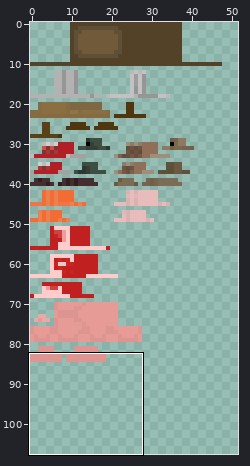
Two states of a sprite sheet, textures/blocks/cutting_board.png. The picture above shows the old version from afar; the outline marks the close-up.
Close-up. As it was:
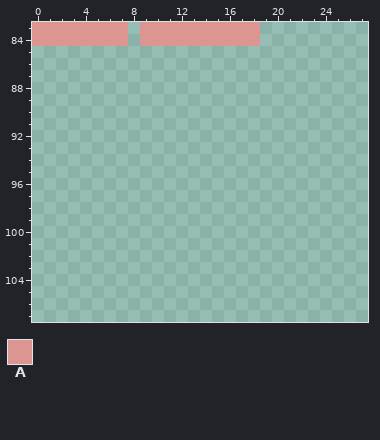
The file is 128x128 pixels. Colours within 5 levels of each other are drawn and written as one. Shown: x 0..27, y 83..107. The wide view leaves out empty margins.
Palette (. is transparent): A #dd9591
Pixels before, first column x 0:
83 AAAAAAAA.AAAAAAAAAA
84 AAAAAAAA.AAAAAAAAAA
New version:
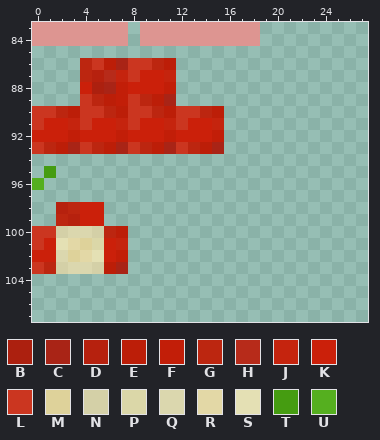
Colours new in this view: B #ac200f  C #a92416  D #b6210e  E #bc1e08  F #c21e08  G #bc2610  H #b72b1a  J #c5240e  K #cb200a  L #cb3620  M #ded29a  N #d4d0a7  P #dbd7a8  Q #dbd7ae  R #e3d8a6  S #e4e0b4  T #459c11  U #55af1f
Edits made:
There is now colour B in row 88 at x 5.
There is now colour C in row 86 at x 7; in row 88 at x 6; in row 89 at x 11; in row 93 at x 3, 7, 11 and 15; in row 103 at x 7.
There is now colour D in row 87 at x 5; in row 98 at x 2; in row 99 at x 3.
There is now colour E in row 86 at x 6 and 11; in row 89 at x 6 and 10; in row 90 at x 3, 7, 11 and 15; in row 93 at x 2, 6, 10 and 14; in row 100 at x 7; in row 103 at x 6.
There is now colour F in row 88 at x 7 and 11; in row 89 at x 7; in row 92 at x 3, 7, 11 and 15; in row 102 at x 7.
There is now colour G in row 86 at x 4 and 10; in row 87 at x 4; in row 89 at x 5 and 9; in row 90 at x 2, 6, 10 and 14; in row 93 at x 1, 5, 9 and 13; in row 98 at x 3.
There is now colour G in row 99 at x 2; in row 100 at x 6; in row 103 at x 1.
There is now colour H in row 87 at x 6.
There is now colour J in row 87 at x 7 and 11; in row 91 at x 3, 7, 11 and 15; in row 101 at x 7.
There is now colour K in row 87 at x 9 to 10; in row 88 at x 4 and 8 to 10; in row 91 at x 1 to 2, 5 to 6, 9 to 10 and 13 to 14; in row 92 at x 0 to 2, 4 to 6, 8 to 10 and 12 to 14; in rows 98 to 99 at x 4 to 5; in row 101 at x 1 and 6.
There is now colour K in row 102 at x 0 to 1 and 6.
There is now colour L in row 86 at x 5 and 8 to 9; in row 87 at x 8; in row 89 at x 4 and 8; in row 90 at x 0 to 1, 4 to 5, 8 to 9 and 12 to 13; in row 91 at x 0, 4, 8 and 12; in row 93 at x 0, 4, 8 and 12.
There is now colour L in row 100 at x 0 to 1; in row 101 at x 0; in row 103 at x 0.
There is now colour M in row 101 at x 4; in row 102 at x 3.
There is now colour N in row 100 at x 2 and 5; in row 103 at x 2 and 5.
There is now colour P in row 101 at x 5.
There is now colour Q in row 100 at x 3 to 4; in row 102 at x 2; in row 103 at x 3 to 4.
There is now colour R in row 101 at x 3; in row 102 at x 4.
There is now colour S in row 101 at x 2; in row 102 at x 5.
There is now colour T in row 95 at x 1.
There is now colour U in row 96 at x 0.
Pixel boxes of the changes (left, top, right, bottom) in both close-ups:
added: (32, 58, 224, 274)
